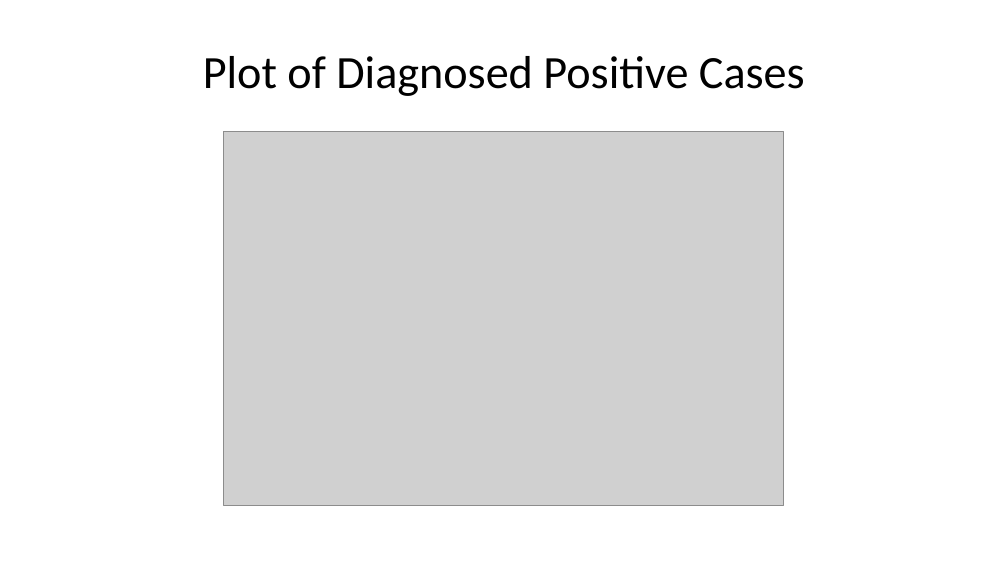
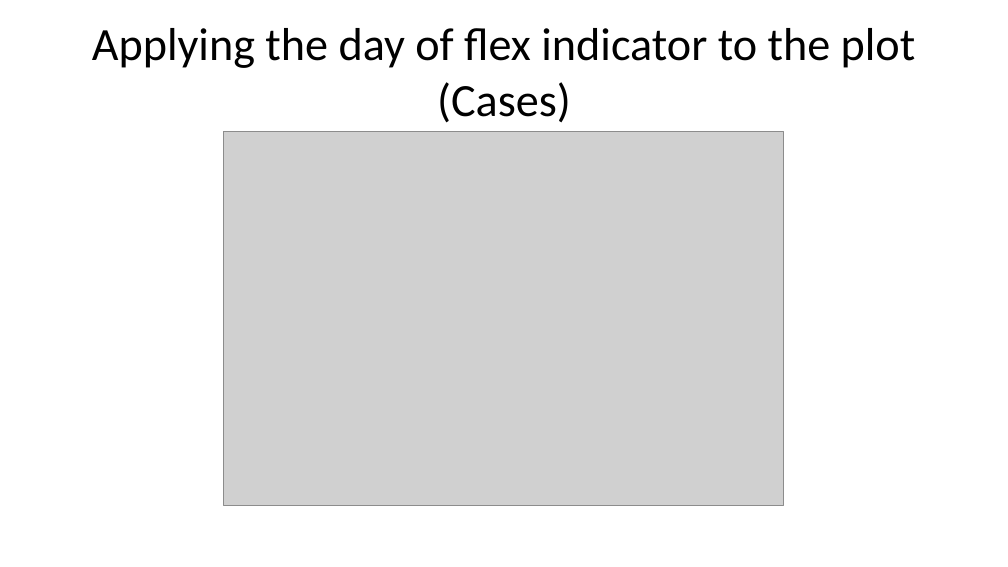
Before and after one commit to austinlackey/covid-simulations, a slide deck: slide 18 of main.pptx (slide 13 before the commit). Drawn at 1008x567 pixels with LibreOffice and Linux fonts; fonts in the diff are those of the drawing; grey boxes stand for pictures. Boxes give left, top, right and bottom in pixels: in the first picture for what was removed or moved away, otherwise in the second. Text is boxed around its words. In the diff, an @@ line names an element or a change of style, - is before the commit and + after.

```diff
--- a/main.pptx
+++ b/main.pptx
@@ title at (92, 28, 916, 123): text changed @@
-Plot of Diagnosed Positive Cases
+Applying the day of flex indicator to the plot (Cases)
```
Also in this commit, not shown: 5 other slides changed, 4 slides added, 1 slide removed, 2 other files.
